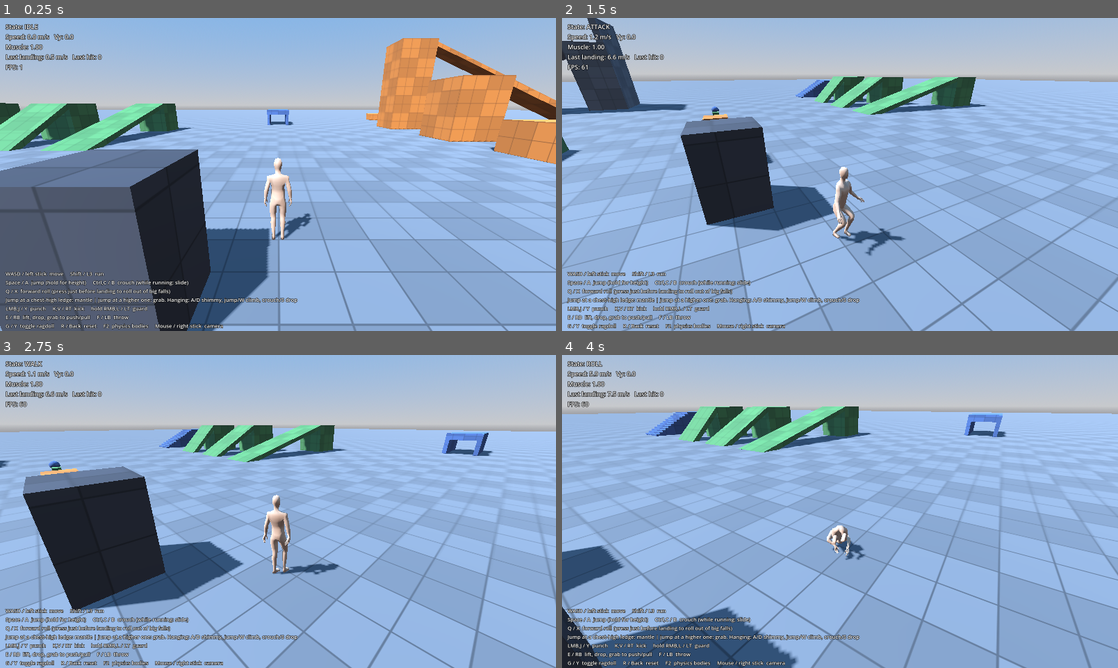
Above: before the commit, frames 1-4 (two rows, left to right).
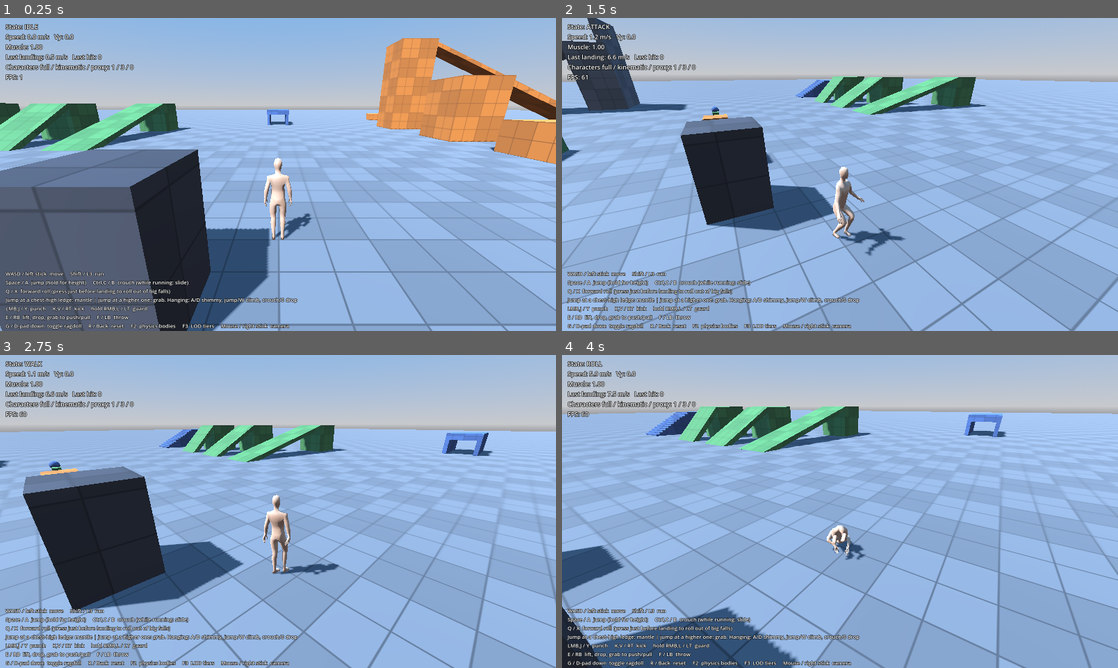
Above: after the commit, the same moments.

Repository: degoldschmidt/rpg-test
Game: Godot game, scene res://scenes/main.tscn
Two runs of this game, one before a commit and one after it. Both use one fixed random seed, a clock stepped at 60 frames per second and the inputs below.
Inputs (mouse positions are in pixels of both pictures, inside the frame that each line leads up to):
- Up to frame 1 (0.25 s): no input
- Up to frame 2 (1.5 s): tap Enter at 0.5 s; move the mouse to (962, 158) at 0.52 s; hold D (move_right) 0.53-1.28 s; hold Ctrl (crouch) 0.53-1.28 s; click (962, 158) at 0.67 s; tap Space (jump) at 0.77, 1.07 s; tap L (guard) at 0.8, 1.35 s; move the mouse to (812, 174) at 1.27 s; hold W (move_forward) from 1.28 s (still down); click (812, 174) at 1.42 s
- Up to frame 3 (2.75 s): keep holding W (move_forward); tap Space (jump) at 1.52, 1.82 s; tap K (kick) at 1.55, 2.1 s; move the mouse to (289, 505) at 2.02 s; click (289, 505) at 2.17 s; tap J (punch) at 2.3 s
- Up to frame 4 (4 s): keep holding W (move_forward); move the mouse to (834, 517) at 2.77 s; tap J (punch) at 2.85 s; click (834, 517) at 2.92 s; tap Space (jump) at 3.02, 3.32, 3.77 s; tap Q (roll) at 3.05 s; move the mouse to (878, 514) at 3.52 s; hold Q (roll) from 3.53 s (still down); click (878, 514) at 3.67 s; tap Shift (run) at 3.8 s

The runs differ from the first frame. In frame 1, 0.9% of the frame differs, in the area x 1-52%, y 14-100%; in frame 2, 0.9%; in frame 3, 0.9%; in frame 4, 0.9%.

Commit message:
WIP: character LOD, benchmark, test registry and parallel runner, CI

Diff:
--- a/scripts/input_setup.gd
+++ b/scripts/input_setup.gd
@@ -23,6 +23,7 @@
 	_key("reset_player", [KEY_R])
 	_key("toggle_help", [KEY_F1])
 	_key("toggle_debug_bodies", [KEY_F2])
+	_key("toggle_lod_tint", [KEY_F3])
 	_key("interact", [KEY_E])
 	_key("throw", [KEY_F])
 	_key("punch", [KEY_J])
--- a/scripts/main.gd
+++ b/scripts/main.gd
@@ -46,6 +46,7 @@
 	camera_rig.player = player
 	add_child(camera_rig)
 
+	CharacterLOD.focus = player
 	var a: Vector3 = markers.arena
 	_spawn_dummy("passive", a + Vector3(-3, 0, 0), DummyBrain.Mode.PASSIVE)
 	_spawn_dummy("guard", a + Vector3(1, 0, 0), DummyBrain.Mode.GUARD)
@@ -113,6 +114,7 @@
 	var d: PlayerController = PLAYER_SCENE.instantiate()
 	d.name = "Dummy_" + dummy_name
 	d.use_external_input = true
+	d.lod_enabled = true
 	d.body_color = Color(0.7, 0.2, 0.18)
 	d.skin_color = Color(0.6, 0.3, 0.26)
 	d.position = pos
--- /dev/null
+++ b/scripts/player/character_lod.gd
@@ -0,0 +1,23 @@
+class_name CharacterLOD
+extends RefCounted
+## Simulation level of detail for characters. Distant characters stop simulating their
+## active ragdoll: KINEMATIC snaps frozen puppet bodies to the animation (still hittable),
+## PROXY_ONLY also drops their collision and animates every `pose_stride` ticks.
+## Only the capsule proxy keeps full gameplay physics at every tier.
+
+enum Tier { FULL, KINEMATIC, PROXY_ONLY }
+
+const TIER_COLORS := [Color(0.6, 1.0, 0.6), Color(1.0, 0.9, 0.4), Color(1.0, 0.5, 0.5)]
+
+## What every LOD-enabled character measures its distance to (usually the player).
+static var focus: Node3D = null
+## Debug: tint characters by tier (F3).
+static var show_tiers := false
+
+
+static func tier_for_distance(d: float, cfg: MovementConfig) -> Tier:
+	if d < cfg.lod_full_range:
+		return Tier.FULL
+	if d < cfg.lod_kinematic_range:
+		return Tier.KINEMATIC
+	return Tier.PROXY_ONLY
--- a/scripts/player/humanoid_skin.gd
+++ b/scripts/player/humanoid_skin.gd
@@ -38,9 +38,13 @@
 var _root_offset := Vector3.ZERO ## hips position in the pelvis body frame
 var _root_bone := -1
 var _world: Array[Transform3D] = []
+var _rig: RagdollRig
+var _seen_version := -1
+var _material: StandardMaterial3D
 
 
 func setup(rig: RagdollRig) -> void:
+	_rig = rig
 	model = model_scene.instantiate()
 	add_child(model)
 	skeleton = model.find_children("*", "Skeleton3D", true, false)[0]
@@ -51,6 +55,7 @@
 		mat.albedo_color = skin_color
 		mat.roughness = 0.6
 		mi.material_override = mat
+		_material = mat
 		mi.extra_cull_margin = 2.0
 	_scale = height / mesh_aabb.size.y
 
@@ -99,7 +104,17 @@
 func _process(_dt: float) -> void:
 	if skeleton == null:
 		return
+	# Physics bodies move every tick in FULL; reduced tiers only when the rig stepped.
+	if _rig.lod != CharacterLOD.Tier.FULL and _rig.pose_version == _seen_version:
+		return
+	_seen_version = _rig.pose_version
 	update_pose()
+
+
+## Debug tint (F3 shows LOD tiers); Color.WHITE clears it.
+func set_tint(c: Color) -> void:
+	if _material:
+		_material.albedo_color = skin_color * c
 
 
 ## Rebuilds every bone from the current puppet body transforms.
--- a/scripts/player/movement_config.gd
+++ b/scripts/player/movement_config.gd
@@ -87,6 +87,13 @@
 @export var knockdown_speed := 5.0
 @export var lock_on_range := 3.0
 
+@export_group("Performance")
+@export var lod_full_range := 25.0       ## closer than this to the LOD focus: full active ragdoll
+@export var lod_kinematic_range := 60.0  ## closer than this: kinematic puppet; beyond: proxy only
+@export var pose_stride := 4             ## proxy-only tier animates every Nth tick
+@export var lod_update_interval := 0.25
+@export var lod_promote_hold := 3.0      ## stay FULL this long after a hit / ragdoll
+
 @export_group("Landing & ragdoll")
 @export var stumble_land_speed := 14.0
 @export var ragdoll_land_speed := 19.0
--- a/scripts/player/player_controller.gd
+++ b/scripts/player/player_controller.gd
@@ -28,6 +28,13 @@
 var skin: HumanoidSkin
 var combat: CombatComponent
 var face_target: Node3D = null      ## AI: keep turning toward this while slow / guarding / attacking
+## LOD: distant characters stop simulating their puppet (the player keeps this off).
+var lod_enabled := false
+var lod_force := -1                 ## debug / benchmark: pin a CharacterLOD.Tier
+var _lod_timer := 0.0
+var _lod_hold := 0.0
+var _stride := 0
+var _stride_dt := 0.0
 var pose_gen := PoseGenerator.new()
 
 ## Debug readouts.
@@ -147,7 +154,20 @@
 
 # ---------------------------------------------------------------- main loop
 
+## Benchmark instrumentation: total microseconds spent in controller script per tick.
+static var profile := false
+static var profile_usec := 0
+
+
 func _physics_process(dt: float) -> void:
+	var t0 := Time.get_ticks_usec() if profile else 0
+	_physics_tick(dt)
+	if profile:
+		profile_usec += Time.get_ticks_usec() - t0
+
+
+func _physics_tick(dt: float) -> void:
+	_update_lod(dt)
 	_in = _read_input()
 	state_time += dt
 	match state:
@@ -905,14 +925,55 @@
 
 ## Entry point for melee hits from other characters (see CombatComponent).
 func receive_hit(info: Dictionary) -> void:
+	promote_lod()
 	last_hit = float(info.strength) * 100.0
 	combat.resolve_hit(info)
 
 
+# ---------------------------------------------------------------- LOD
+
+## Busy characters always simulate fully, whatever the distance.
+func _lod_locked_full() -> bool:
+	return _lod_hold > 0.0 or _carried != null or _grabbed != null or state in [
+		State.RAGDOLL, State.GET_UP, State.STAGGER, State.ATTACK, State.LEDGE_HANG, State.CLIMB, State.GRAB]
+
+
+func _update_lod(dt: float) -> void:
+	_lod_hold -= dt
+	if not lod_enabled:
+		if rig.lod != CharacterLOD.Tier.FULL:
+			rig.set_lod(CharacterLOD.Tier.FULL, velocity)
+		return
+	_lod_timer -= dt
+	if _lod_timer > 0.0:
+		return
+	_lod_timer = config.lod_update_interval
+	var tier: int = CharacterLOD.Tier.FULL
+	if lod_force >= 0:
+		tier = lod_force
+	elif not _lod_locked_full() and CharacterLOD.focus and is_instance_valid(CharacterLOD.focus):
+		tier = CharacterLOD.tier_for_distance(global_position.distance_to(CharacterLOD.focus.global_position), config)
+	_apply_lod(tier)
+
+
+func _apply_lod(tier: int) -> void:
+	if tier != rig.lod:
+		rig.set_lod(tier, velocity)
+	skin.set_tint(CharacterLOD.TIER_COLORS[tier] if CharacterLOD.show_tiers else Color.WHITE)
+
+
+## Back to full simulation right now (hit, knockdown, ...), and stay there for a while.
+func promote_lod() -> void:
+	_lod_hold = config.lod_promote_hold
+	if rig.lod != CharacterLOD.Tier.FULL:
+		_apply_lod(CharacterLOD.Tier.FULL)
+
+
 # ---------------------------------------------------------------- ragdoll
 
 ## Hand control to the physical puppet. Optional velocity kick at a point (hazards, combat).
 func enter_ragdoll(dv := Vector3.ZERO, point := Vector3.ZERO) -> void:
+	promote_lod()
 	if state != State.RAGDOLL:
 		release_objects()
 		combat.cancel_attack()
@@ -1023,6 +1084,14 @@
 	var hands := _hand_targets()
 	ctx["hand_targets"] = hands
 	ctx.merge(combat.pose_ctx(), true)
+	if rig.lod == CharacterLOD.Tier.PROXY_ONLY:
+		# Far away: animate at a fraction of the tick rate.
+		_stride += 1
+		_stride_dt += dt
+		if _stride % maxi(config.pose_stride, 1) != 0:
+			return
+		dt = _stride_dt
+	_stride_dt = 0.0
 	var pose := pose_gen.compute(ctx, dt)
 	rig.step(dt, root_transform(), velocity if state != State.RAGDOLL else Vector3.ZERO, pose)
 
@@ -1039,6 +1108,7 @@
 
 
 func teleport(pos: Vector3, yaw := 0.0) -> void:
+	_lod_timer = 0.0
 	global_position = pos
 	velocity = Vector3.ZERO
 	facing_yaw = yaw
--- a/scripts/player/ragdoll_rig.gd
+++ b/scripts/player/ragdoll_rig.gd
@@ -28,6 +28,11 @@
 var _prev_target: Dictionary = {}
 var _hit_accum := 0.0
 var _has_prev := false
+
+## Level of detail (see CharacterLOD). FULL simulates, KINEMATIC snaps frozen bodies to the
+## animated targets, PROXY_ONLY also removes them from collision.
+var lod: int = CharacterLOD.Tier.FULL
+var pose_version := 0            ## bumped every step; the skin skips frames when unchanged
 var _def: Dictionary = {}       ## StringName -> BoneDef
 var _ik_delta := {&"l": 0.0, &"r": 0.0}
 var _ik_normal := {&"l": Vector3.UP, &"r": Vector3.UP}
@@ -149,6 +154,19 @@
 
 ## Called every physics tick by the controller.
 func step(dt: float, root: Transform3D, root_velocity: Vector3, pose: Dictionary) -> void:
+	pose_version += 1
+	if lod != CharacterLOD.Tier.FULL:
+		# No physics: place the frozen bodies exactly on the animation (no IK raycasts).
+		var flat := pose.duplicate()
+		flat["foot_ik"] = 0.0
+		flat["hand_ik"] = 0.0
+		var kt := compute_targets(root, flat, dt)
+		for d in defs:
+			var b: PuppetBone = bones[d.name]
+			b.target = kt[d.name]
+			b.global_transform = kt[d.name]
+		_prev_target = kt
+		return
 	var targets := compute_targets(root, pose, dt)
 	for d in defs:
 		var b: PuppetBone = bones[d.name]
@@ -340,6 +358,33 @@
 
 
 ## Snap the whole puppet to its rest pose at `root` with zero velocity.
+## Switch simulation tier. Promotion to FULL hands the bodies back to physics moving with
+## `velocity`, so the drive picks up smoothly from the current pose.
+func set_lod(tier: int, velocity := Vector3.ZERO) -> void:
+	if tier == lod:
+		return
+	lod = tier
+	for b: PuppetBone in bones.values():
+		match tier:
+			CharacterLOD.Tier.FULL:
+				b.collision_layer = InputSetup.LAYER_PUPPET
+				b.collision_mask = InputSetup.LAYER_WORLD | InputSetup.LAYER_PROPS | InputSetup.LAYER_HAZARDS | InputSetup.LAYER_DETAIL
+				b.freeze = false
+				b.linear_velocity = velocity
+				b.angular_velocity = Vector3.ZERO
+			CharacterLOD.Tier.KINEMATIC:
+				b.freeze_mode = RigidBody3D.FREEZE_MODE_KINEMATIC
+				b.freeze = true
+				b.collision_layer = InputSetup.LAYER_PUPPET
+				b.collision_mask = 0
+			CharacterLOD.Tier.PROXY_ONLY:
+				b.freeze_mode = RigidBody3D.FREEZE_MODE_KINEMATIC
+				b.freeze = true
+				b.collision_layer = 0
+				b.collision_mask = 0
+	_has_prev = false
+
+
 func teleport(root: Transform3D) -> void:
 	for d in defs:
 		var b: PuppetBone = bones[d.name]
--- a/scripts/ui/debug_hud.gd
+++ b/scripts/ui/debug_hud.gd
@@ -10,7 +10,7 @@
 Jump at a chest-high ledge: mantle | jump at a higher one: grab. Hanging: A/D shimmy, jump/W climb, crouch/S drop
 LMB,J / Y  punch     K,V / RT  kick     hold RMB,L / LT  guard
 E / RB  lift, drop, grab to push/pull     F / LB  throw
-G / Y  toggle ragdoll     R / Back  reset     F2  physics bodies     Mouse / right stick  camera
+G / D-pad down  toggle ragdoll     R / Back  reset     F2  physics bodies     F3  LOD tiers     Mouse / right stick  camera
 Click to capture mouse, Esc to release, F1 hide help"""
 
 var _label: Label
@@ -68,9 +68,18 @@
 		_event_t = 0.0)
 
 
+func _tier_counts() -> String:
+	var n := [0, 0, 0]
+	for c in get_tree().get_nodes_in_group("characters"):
+		n[(c as PlayerController).rig.lod] += 1
+	return "%d / %d / %d" % n
+
+
 func _unhandled_input(event: InputEvent) -> void:
 	if event.is_action_pressed("toggle_help"):
 		_help.visible = not _help.visible
+	elif event.is_action_pressed("toggle_lod_tint"):
+		CharacterLOD.show_tiers = not CharacterLOD.show_tiers
 
 
 func _process(_dt: float) -> void:
@@ -79,9 +88,9 @@
 	_hint.text = player.interact_hint()
 	_event_t += _dt
 	_event.modulate.a = clampf(1.5 - _event_t, 0.0, 1.0)
-	_label.text = "State: %s%s\nSpeed: %.1f m/s   Vy: %.1f\nMuscle: %.2f\nLast landing: %.1f m/s   Last hit: %.0f\nFPS: %d" % [
+	_label.text = "State: %s%s\nSpeed: %.1f m/s   Vy: %.1f\nMuscle: %.2f\nLast landing: %.1f m/s   Last hit: %.0f\nCharacters full / kinematic / proxy: %s\nFPS: %d" % [
 		PlayerController.State.keys()[player.state], "  (guard)" if player.combat.guarding else "",
 		player.horizontal_speed(), player.velocity.y,
-		player.rig.muscle, player.last_impact, player.last_hit,
+		player.rig.muscle, player.last_impact, player.last_hit, _tier_counts(),
 		Engine.get_frames_per_second(),
 	]
--- /dev/null
+++ b/tests/benchmark.gd
@@ -0,0 +1,105 @@
+extends SceneTree
+## Character cost benchmark. Run:
+##   godot --headless --fixed-fps 120 --path . -s tests/benchmark.gd [-- --counts=1,10,25 --out=docs/performance.md]
+## Spawns N characters on a flat floor per scenario and measures wall-clock time per physics tick.
+
+const PLAYER_SCENE := preload("res://scenes/player.tscn")
+const WARMUP := 120
+const TICKS := 600
+
+var counts: Array = [1, 10, 25, 50, 100]
+var scenarios: Array = ["idle", "walk", "ragdoll"]
+var out_path := ""
+var rows: Array = []
+
+
+func _initialize() -> void:
+	for a in OS.get_cmdline_user_args():
+		if a.begins_with("--counts="):
+			counts = Array(a.trim_prefix("--counts=").split(",")).map(func(x): return int(x))
+		elif a.begins_with("--scenarios="):
+			scenarios = Array(a.trim_prefix("--scenarios=").split(","))
+		elif a.begins_with("--out="):
+			out_path = a.trim_prefix("--out=")
+	_run()
+
+
+func _run() -> void:
+	InputSetup.ensure_actions()
+	for sc in scenarios:
+		for n in counts:
+			rows.append(await _measure(sc, n))
+	var md := _table()
+	print(md)
+	if out_path != "":
+		var f := FileAccess.open("res://" + out_path, FileAccess.WRITE)
+		f.store_string(md)
+	quit()
+
+
+func _world() -> Node3D:
+	var w := Node3D.new()
+	root.add_child(w)
+	LevelUtil.box(w, Vector3(400, 1, 400), Transform3D(Basis(), Vector3(0, -0.5, 0)), Color.GRAY)
+	return w
+
+
+func _measure(scenario: String, n: int) -> Dictionary:
+	var w := _world()
+	var chars: Array[PlayerController] = []
+	var side := int(ceil(sqrt(n)))
+	for i in n:
+		var c: PlayerController = PLAYER_SCENE.instantiate()
+		c.use_external_input = true
+		c.position = Vector3((i % side) * 4.0, 0, (i / side) * 4.0)
+		w.add_child(c)
+		chars.append(c)
+	await physics_frame
+	for i in WARMUP + TICKS:
+		_drive(scenario, chars, i)
+		if i == WARMUP:
+			PlayerController.profile = true
+			PlayerController.profile_usec = 0
+		var t0 := Time.get_ticks_usec()
+		await process_frame
+		if i == WARMUP:
+			rows_tmp = {"wall": 0}
+		if i >= WARMUP:
+			rows_tmp.wall += Time.get_ticks_usec() - t0
+	PlayerController.profile = false
+	var r := {
+		"scenario": scenario, "n": n,
+		"wall_ms": rows_tmp.wall / 1000.0 / TICKS,
+		"script_ms": PlayerController.profile_usec / 1000.0 / TICKS,
+	}
+	r["other_ms"] = r.wall_ms - r.script_ms
+	r["per_char_ms"] = r.wall_ms / n
+	print("%-9s n=%3d  %.2f ms/tick (controller script %.2f, physics+drive+skin %.2f)  %.3f ms/char" % [scenario, n, r.wall_ms, r.script_ms, r.other_ms, r.per_char_ms])
+	w.queue_free()
+	await process_frame
+	await process_frame
+	return r
+
+
+var rows_tmp := {}
+
+
+func _drive(scenario: String, chars: Array[PlayerController], i: int) -> void:
+	for k in chars.size():
+		var c := chars[k]
+		match scenario:
+			"walk":
+				var a := i * 0.01 + k
+				c.external_input = {"move": Vector2(cos(a), sin(a))}
+			"ragdoll":
+				if c.state != PlayerController.State.RAGDOLL:
+					c.enter_ragdoll()
+			_:
+				c.external_input = {}
+
+
+func _table() -> String:
+	var s := "| Scenario | Characters | ms / tick | controller script ms | physics + drive + skin ms | ms / character |\n|---|---|---|---|---|---|\n"
+	for r in rows:
+		s += "| %s | %d | %.2f | %.2f | %.2f | %.3f |\n" % [r.scenario, r.n, r.wall_ms, r.script_ms, r.other_ms, r.per_char_ms]
+	return s
--- a/tests/run_tests.gd
+++ b/tests/run_tests.gd
@@ -13,11 +13,86 @@
 var _seen: Array = []
 
 
+## [test function, group, part of the quick suite?]  Order within a group is kept.
+const TESTS := [
+	["test_idle_stability", "core", true],
+	["test_skin_follows_puppet", "core", true],
+	["test_lod_tiers", "core", true],
+	["test_lod_promotes_on_hit", "core", false],
+	["test_lod_ragdoll_stays_full", "core", false],
+	["test_lift_carry_throw", "objects", true],
+	["test_lift_and_drop", "objects", false],
+	["test_push_and_pull_crate", "objects", true],
+	["test_heavy_block_is_slower", "objects", false],
+	["test_too_heavy", "objects", false],
+	["test_punch_flinch", "combat", true],
+	["test_punch_combo_stagger", "combat", false],
+	["test_kick_stagger", "combat", true],
+	["test_kick_staggered_knockdown", "combat", false],
+	["test_running_kick_knockdown", "combat", false],
+	["test_guard_blocks_punch", "combat", true],
+	["test_guard_from_behind", "combat", false],
+	["test_kick_breaks_guard", "combat", false],
+	["test_air_hit_knockdown", "combat", false],
+	["test_sparring_hits_player", "combat", false],
+	["test_punch_prop", "combat", false],
+	["test_no_attack_while_carrying", "objects", false],
+	["test_walk_momentum", "movement", true],
+	["test_run_momentum", "movement", false],
+	["test_skid", "movement", false],
+	["test_jump_heights", "movement", true],
+	["test_crouch_and_tunnel", "movement", true],
+	["test_foot_ik_slope", "terrain", true],
+	["test_foot_ik_stairs", "terrain", false],
+	["test_climb_stairs", "terrain", false],
+	["test_ground_mantle", "terrain", true],
+	["test_running_mantle", "terrain", false],
+	["test_air_mantle_platform", "terrain", false],
+	["test_grab_hang_shimmy_climb", "terrain", true],
+	["test_hang_drop", "terrain", false],
+	["test_no_grab_out_of_reach", "terrain", false],
+	["test_slide", "movement", false],
+	["test_roll", "movement", true],
+	["test_stumble_landing", "movement", false],
+	["test_hard_fall_ragdoll_and_get_up", "movement", true],
+	["test_roll_landing_saves", "movement", false],
+	["test_swinging_log_knockdown", "movement", false],
+	["test_bumper_launch", "movement", false],
+	["test_smoke_random_input", "movement", false],
+]
+
+## Shortened waits in the quick suite.
+var quick := false
+
+
 func _initialize() -> void:
 	_run()
 
 
+## User args (after `--`): --suite=quick|full  --group=a,b  --only=test_a,test_b  --list
+func _selected() -> Array:
+	var groups: Array = []
+	var only: Array = []
+	for a in OS.get_cmdline_user_args():
+		if a == "--suite=quick":
+			quick = true
+		elif a.begins_with("--group="):
+			groups = Array(a.trim_prefix("--group=").split(","))
+		elif a.begins_with("--only="):
+			only = Array(a.trim_prefix("--only=").split(","))
+	return TESTS.filter(func(t):
+		if not only.is_empty():
+			return t[0] in only
+		return (groups.is_empty() or t[1] in groups) and (not quick or t[2]))
+
+
 func _run() -> void:
+	if "--list" in OS.get_cmdline_user_args():
+		for t in TESTS:
+			print("%s %s%s" % [t[1], t[0], " (quick)" if t[2] else ""])
+		quit()
+		return
+	var selected := _selected()
 	main = (load("res://scenes/main.tscn") as PackedScene).instantiate()
 	root.add_child(main)
 	await physics_frame
@@ -26,49 +101,13 @@
 	player.use_external_input = true
 	player.state_changed.connect(func(_o, n): _seen.append(n))
 
-	await test_idle_stability()
-	await test_skin_follows_puppet()
-	await test_lift_carry_throw()
-	await test_lift_and_drop()
-	await test_push_and_pull_crate()
-	await test_heavy_block_is_slower()
-	await test_too_heavy()
-	await test_punch_flinch()
-	await test_punch_combo_stagger()
-	await test_kick_stagger()
-	await test_kick_staggered_knockdown()
-	await test_running_kick_knockdown()
-	await test_guard_blocks_punch()
-	await test_guard_from_behind()
-	await test_kick_breaks_guard()
-	await test_air_hit_knockdown()
-	await test_sparring_hits_player()
-	await test_punch_prop()
-	await test_no_attack_while_carrying()
-	await test_walk_momentum()
-	await test_run_momentum()
-	await test_skid()
-	await test_jump_heights()
-	await test_crouch_and_tunnel()
-	await test_foot_ik_slope()
-	await test_foot_ik_stairs()
-	await test_climb_stairs()
-	await test_ground_mantle()
-	await test_running_mantle()
-	await test_air_mantle_platform()
-	await test_grab_hang_shimmy_climb()
-	await test_hang_drop()
-	await test_no_grab_out_of_reach()
-	await test_slide()
-	await test_roll()
-	await test_stumble_landing()
-	await test_hard_fall_ragdoll_and_get_up()
-	await test_roll_landing_saves()
-	await test_swinging_log_knockdown()
-	await test_bumper_launch()
-	await test_smoke_random_input()
-
-	print("\n==== %d passed, %d failed ====" % [_passes, _fails.size()])
+	var t_all := Time.get_ticks_msec()
+	for t in selected:
+		var t0 := Time.get_ticks_msec()
+		await call(t[0])
+		print("  [%s: %.1f s]" % [t[0], (Time.get_ticks_msec() - t0) / 1000.0])
+
+	print("\n==== %d passed, %d failed ==== (%d tests, %.0f s)" % [_passes, _fails.size(), selected.size(), (Time.get_ticks_msec() - t_all) / 1000.0])
 	for f in _fails:
 		print("  FAIL: " + f)
 	quit(1 if _fails.size() > 0 else 0)
@@ -159,13 +198,13 @@
 	var lo := 99.0
 	var hi := -99.0
 	var head_lo := 99.0
-	for i in int(10.0 / TICK):
+	for i in int((3.0 if quick else 10.0) / TICK):
 		await physics_frame
 		var y := player.rig.pelvis().global_position.y - player.global_position.y
 		lo = minf(lo, y)
 		hi = maxf(hi, y)
 		head_lo = minf(head_lo, player.rig.bones[&"head"].global_position.y - player.global_position.y)
-	check("pelvis steady over 10 s", hi - lo < 0.06, "(range %.3f m)" % (hi - lo))
+	check("pelvis steady while idle", hi - lo < 0.06, "(range %.3f m)" % (hi - lo))
 	check("pelvis at standing height", absf(lo - 1.0) < 0.12, "(%.2f m)" % lo)
 	check("head stays up", head_lo > 1.5, "(%.2f m)" % head_lo)
 	check("no NaN / explosion", not player.rig.has_invalid_state())
@@ -404,6 +443,72 @@
 	return worst
 
 
+# ------------------------------------------------------------------ LOD tests
+
+func lod_name(c: PlayerController) -> String:
+	return CharacterLOD.Tier.keys()[c.rig.lod]
+
+
+func bodies_frozen(c: PlayerController) -> bool:
+	return c.rig.bones.values().all(func(b): return b.freeze)
+
+
+func test_lod_tiers() -> void:
+	print("LOD tiers by distance")
+	var d: PlayerController = main.dummies.passive
+	d.reset()
+	var p := d.global_position
+	await place(p + Vector3(0, 0, 80), 0.6)
+	check("far dummy is PROXY_ONLY", d.rig.lod == CharacterLOD.Tier.PROXY_ONLY, "(%s)" % lod_name(d))
+	check("its puppet is frozen and out of collision", bodies_frozen(d) and d.rig.pelvis().collision_layer == 0)
+	check("the player is always FULL", player.rig.lod == CharacterLOD.Tier.FULL)
+	await place(p + Vector3(0, 0, 40), 0.6)
+	check("mid-range dummy is KINEMATIC", d.rig.lod == CharacterLOD.Tier.KINEMATIC, "(%s)" % lod_name(d))
+	check("kinematic puppet is frozen but still hittable", bodies_frozen(d) and d.rig.pelvis().collision_layer == InputSetup.LAYER_PUPPET)
+	d.skin.update_pose()
+	var hips := d.skin.bone_world_position("spine").distance_to(d.rig.pelvis().global_position)
+	check("skin still follows a reduced-tier puppet", hips < 0.2, "(%.2f m)" % hips)
+	await place(p + Vector3(0, 0, 3), 0.6)
+	check("nearby dummy is FULL again", d.rig.lod == CharacterLOD.Tier.FULL and not bodies_frozen(d), "(%s)" % lod_name(d))
+	await seconds(1.0)
+	var err := d.rig.pelvis().global_position.distance_to(d.global_position + Vector3.UP)
+	check("promoted dummy stands normally", err < 0.15 and d.state == PlayerController.State.IDLE, "(pelvis err %.2f m)" % err)
+
+
+func test_lod_promotes_on_hit() -> void:
+	print("LOD promotes on hit")
+	watch_reactions()
+	var d: PlayerController = main.dummies.passive
+	d.reset()
+	await place(d.global_position + Vector3(0, 0, 40), 0.6)
+	check("starts KINEMATIC", d.rig.lod == CharacterLOD.Tier.KINEMATIC, "(%s)" % lod_name(d))
+	_reactions.clear()
+	d.receive_hit({"dir": Vector3.FORWARD, "strength": 1.0, "point": d.rig.bones[&"head"].global_position,
+		"bone": &"head", "attacker": player, "up": 0.1})
+	check("a hit promotes it to FULL immediately", d.rig.lod == CharacterLOD.Tier.FULL)
+	check("and it still reacts (FLINCH)", reactions_of("passive") == [&"flinch"], "(%s)" % [reactions_of("passive")])
+	await seconds(cfg.lod_promote_hold + 0.6)
+	check("drops back to its distance tier afterwards", d.rig.lod == CharacterLOD.Tier.KINEMATIC, "(%s)" % lod_name(d))
+
+
+func test_lod_ragdoll_stays_full() -> void:
+	print("LOD keeps ragdolls FULL")
+	var d: PlayerController = main.dummies.passive
+	d.reset()
+	await place(d.global_position + Vector3(0, 0, 3), 0.6)
+	d.enter_ragdoll(Vector3(0, 2, 3), d.rig.pelvis().global_position)
+	await place(d.global_position + Vector3(0, 0, 80), 0.0)
+	var stayed := true
+	while d.state in [PlayerController.State.RAGDOLL, PlayerController.State.GET_UP]:
+		stayed = stayed and d.rig.lod == CharacterLOD.Tier.FULL
+		await physics_frame
+	check("ragdoll + get-up stay FULL even when far away", stayed)
+	check("it got back up", d.state == PlayerController.State.IDLE)
+	await seconds(cfg.lod_promote_hold + 0.6)
+	check("then drops to PROXY_ONLY", d.rig.lod == CharacterLOD.Tier.PROXY_ONLY, "(%s)" % lod_name(d))
+	d.reset()
+
+
 # ------------------------------------------------------------------ combat tests
 
 func test_punch_flinch() -> void:
Not shown, added: scripts/player/character_lod.gd.uid
Not shown, added: tests/benchmark.gd.uid
Not shown, added: .github/workflows/tests.yml
Not shown, added: tests/run.sh
